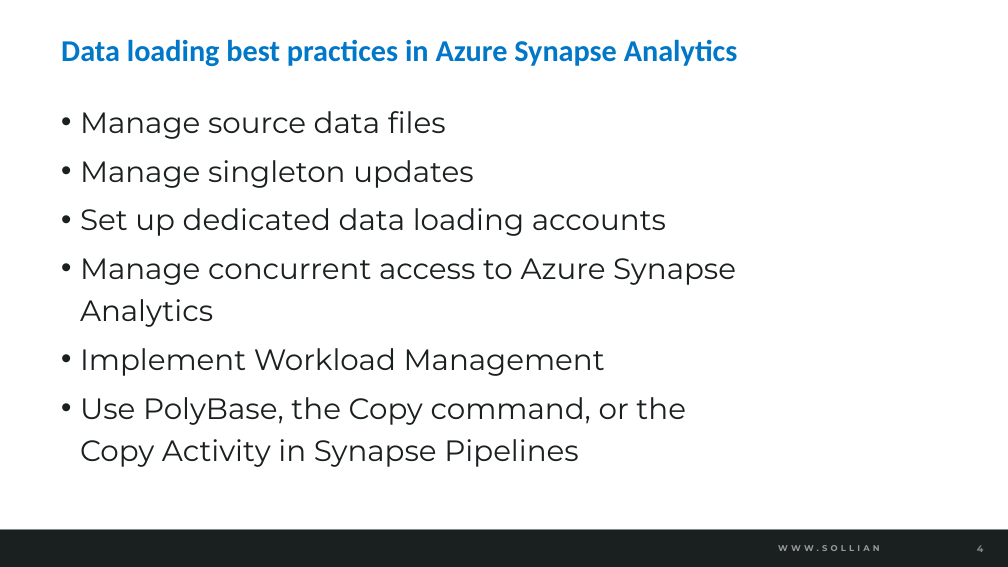
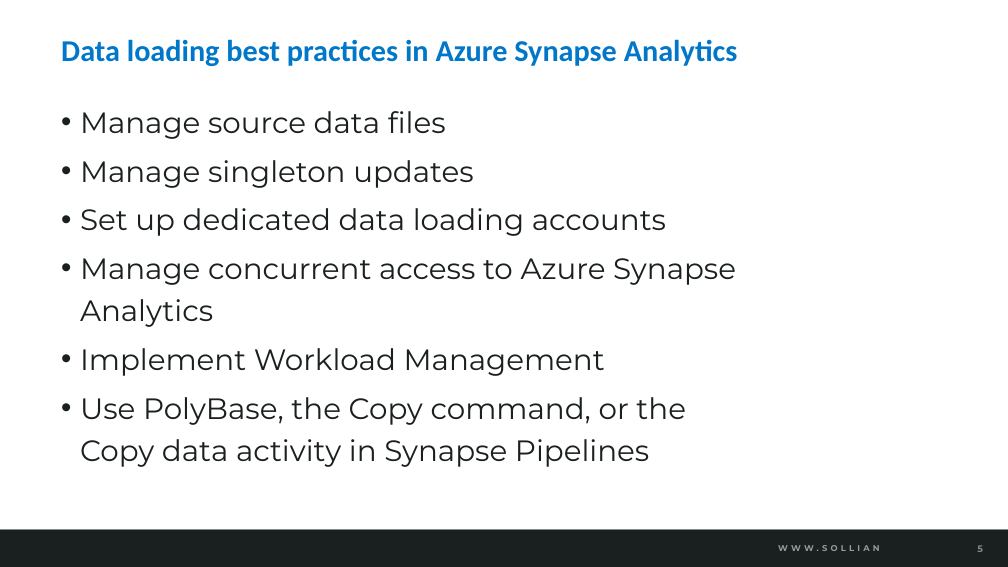
Before and after one commit to pietheinstrengholt/azure-data-engineering-conference-workshop, a slide deck: slide 5 of Conference_ppt/07-Ingest and load data.pptx (slide 4 before the commit). Drawn at 1008x567 pixels with LibreOffice and Linux fonts; fonts in the diff are those of the drawing; background and template pictures are left out. Boxes give left, top, right and bottom in pixels: in the first picture for what was removed or moved away, otherwise in the second. Text is boxed around its words. In the diff, an @@ line names an element or a change of style, - is before the commit and + after.

Commit message:
Data ingestion slide updates

```diff
--- a/Conference_ppt/07-Ingest and load data.pptx
+++ b/Conference_ppt/07-Ingest and load data.pptx
@@ text at [80,397,686,467]: text changed @@
-• Use PolyBase, the Copy command, or the Copy Activity in Synapse Pipelines
+• Use PolyBase, the Copy command, or the Copy data activity in Synapse Pipelines
```
Also in this commit, not shown: 1 other slide changed, 2 slides added.
